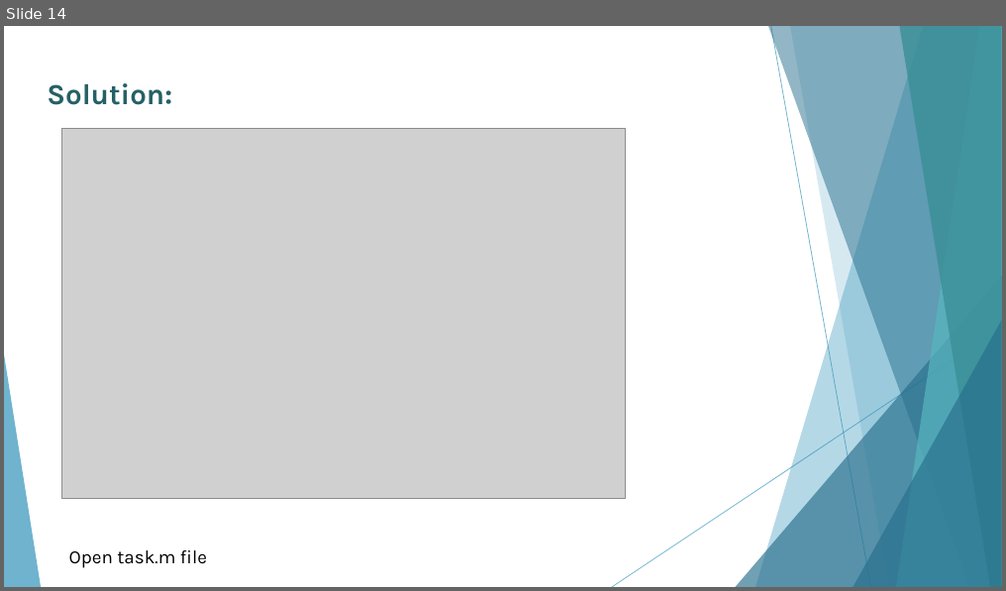
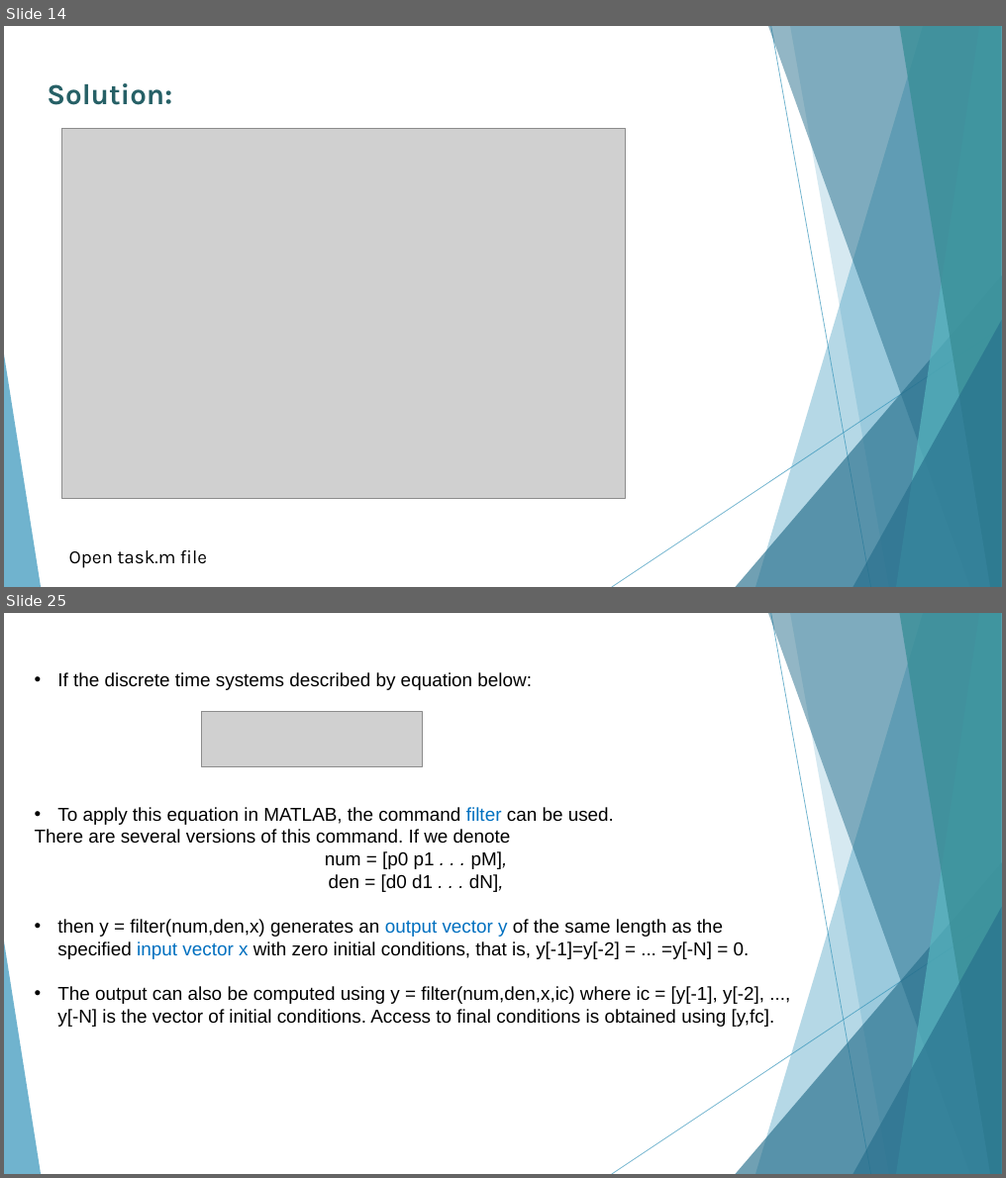
Before and after one commit to AhMjOU/DSP2, a slide deck: lec2.pptx. Shown one above the other, each under a label of ours: slide 14 before the commit, slides 14 and 25 after it; the slides between them are not shown. The pictures are 1006x591 and 1006x1178 pixels, drawn with LibreOffice and Linux fonts; fonts in the diff are those of the drawing; grey boxes stand for pictures. Boxes give left, top, right and bottom in pixels: in the first picture for what was removed or moved away, otherwise in the second. Text is boxed around its words. In the diff, an @@ line names an element or a change of style, - is before the commit and + after.

```diff
--- a/lec2.pptx
+++ b/lec2.pptx
@@ slide 25 added at box(4, 613, 1002, 1174), background #FFFFFF; not listed: 10 template elements that a slide beside it also shows @@
@@ text added at box(35, 672, 775, 1027), 18 pt, text #000000 @@
+• If the discrete time systems described by equation below:
+• To apply this equation in MATLAB, the command filter can be used.
+There are several versions of this command. If we denote
+num = [p0 p1 . . . pM],
+den = [d0 d1 . . . dN],
+• then y = filter(num,den,x) generates an output vector y of the same length as the specified input vector x with zero initial conditions, that is, y[-1]=y[-2] = ... =y[-N] = 0.
+• The output can also be computed using y = filter(num,den,x,ic) where ic = [y[-1], y[-2], ..., y[-N] is the vector of initial conditions. Access to final conditions is obtained using [y,fc].
@@ picture added at box(201, 712, 423, 766) @@
```
Also in this commit, not shown: 1 slide changed, 12 other slides added, 2 other files.
